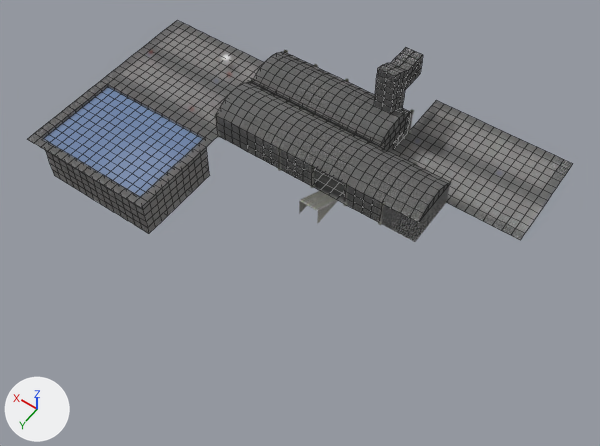
One commit to the Blender file assets/blender/meshesandlevel.blend: the scene before it, then after it.
Both versions are drawn from a camera (50 mm lens) standing at (-26.6, 44.8, 63.4) and looking at (3.0, 3.4, -1.6). The lights are fixed; the arrows at lower left show +X, +Y and +Z. The picture after the commit comes second. Mesh edges are drawn as thin lines on the coarser meshes. Objects named as collision shapes, trigger or cutter boxes, shadow casters or lower levels of detail are left out.

The scene before the commit, as lines of its bpy script (objects in view):
```python
me_circle_009 = bpy.data.meshes.new('Circle.009')
me_circle_009.from_pydata(...)  # 768 vertices, 192 faces; spans x 4.0..20.0, y -11.0..1.0, z 0.0
me_circle_009.materials.append(mat_atlasmat)  # picture img_atlas_2048x2048_64x64_nopad_png
me_circle_017 = bpy.data.meshes.new('Circle.017')
me_circle_017.from_pydata(...)  # 768 vertices, 192 faces; spans x 4.0..20.0, y -11.0..1.0, z 0.0
me_circle_017.materials.append(mat_atlasmat)  # picture img_atlas_2048x2048_64x64_nopad_png
me_plane_008 = bpy.data.meshes.new('Plane.008')
me_plane_008.from_pydata(...)  # 682 vertices, 558 faces; spans x -5.0..19.0, y -1.0..8.2, z 0.0..15.0
me_plane_008.materials.append(mat_atlasmat)  # picture img_atlas_2048x2048_64x64_nopad_png
ob_archbase_003 = bpy.data.objects.new('ArchBase.003', me_circle_009)
ob_archbase_003.location = (12.0, -1.0, 0.0)
ob_archbase_006 = bpy.data.objects.new('ArchBase.006', me_circle_017)
ob_archbase_006.location = (-20.0, -7.0, 0.0)
ob_plane_001 = bpy.data.objects.new('Plane.001', me_plane_008)
ob_plane_001.location = (-3.0, 0.0, 1.0)
ob_plane_001.rotation_euler = (1.571, 0.0, 0.0)  # degrees (90, 0, 0)
# also in view: 'ArchBase.004' at (24.0, 6.0, -3.0); 'Stairs' at (1.9, 1.8, 1.0); 'ArchBase.001' at (-4.0, -3.0, 1.5); 'ArchBase.002' at (8.0, -6.0, 0.0); 'ArchBase.005' at (24.0, 6.0, -0.4)
```
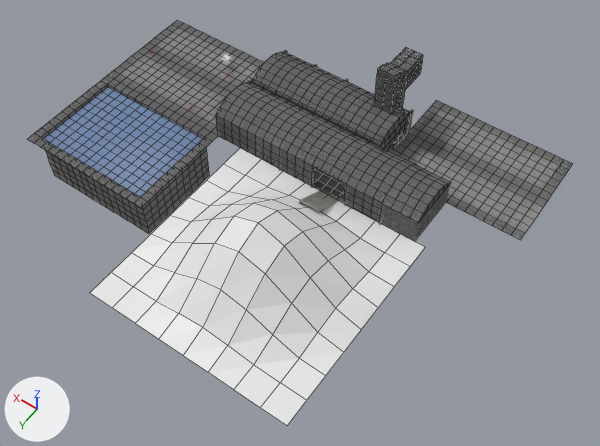
Commit message: trimesh support

Edits to the scene script, one JSON object a line:
```json
{"op": "add", "block": "me_plane_025", "code": ["me_plane_025 = bpy.data.meshes.new('Plane.025')", "me_plane_025.from_pydata(...)  # 81 vertices, 64 faces; spans x -9.1..13.1, y -0.1..22.1, z 0.0..7.0"]}
{"op": "add", "block": "ob_trimesh", "code": ["ob_trimesh = bpy.data.objects.new('Trimesh', me_plane_025)", "ob_trimesh.location = (0.0, 0.0, 0.0)"]}
```

Changed parts and their boxes (x1, y1, x2, y2) in the pictures (600 x 446 px):
```json
{"object": "Trimesh", "change": "added", "after": [90, 148, 425, 425]}
```
